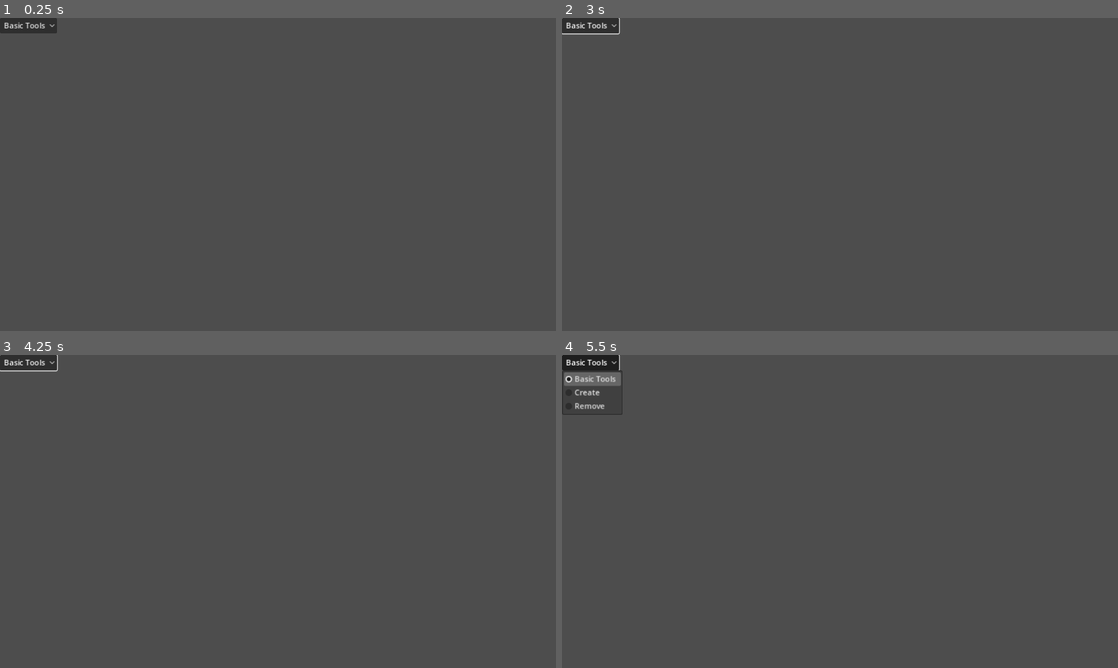
Above: before the commit, frames 1-4 (two rows, left to right).
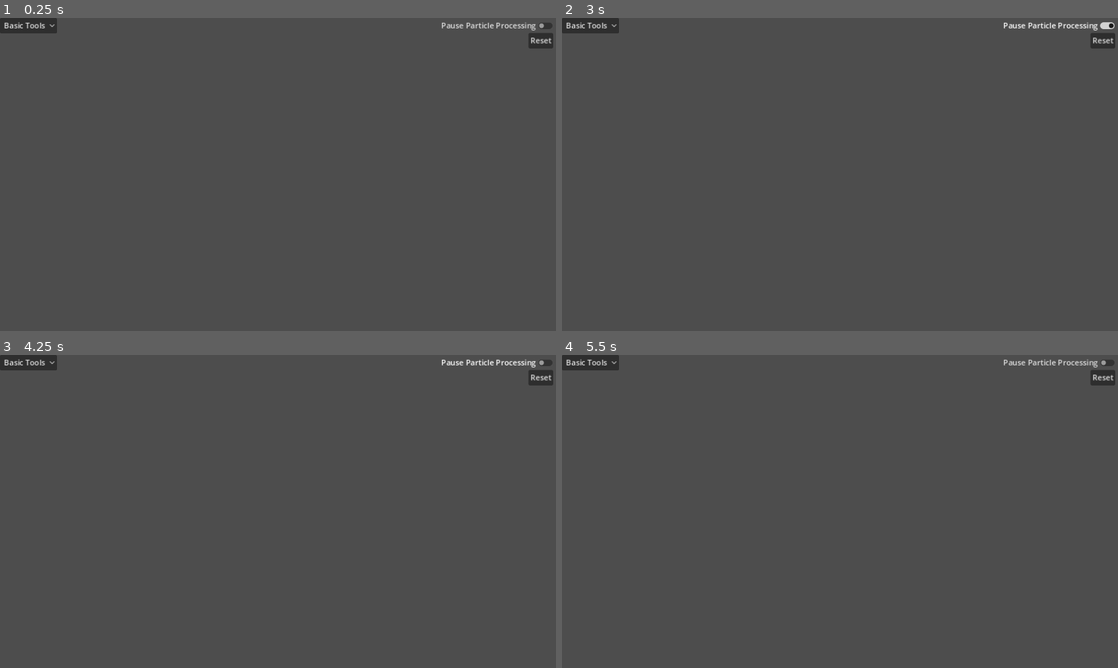
Above: after the commit, the same moments.

Repository: rlake08/Jauchium
Game: Godot game, scene res://node_2d.tscn
The game is run twice, just before and just after one commit, with the same random seed, the same clock (stepped at 60 frames per second) and the same inputs. The engine's default icon, where the game draws it, is replaced by a stand-in: a white triangle on a blue panel in a dark square.
Inputs (mouse positions are in pixels of both pictures, inside the frame that each line leads up to):
- Up to frame 1 (0.25 s): no input
- Up to frame 2 (3 s): click (1056, 24) at 0.5 s, where only the run after the commit has a clickable "Pause Particle Processing"; click (1101, 39) at 1.25 s, where only the run after the commit has a clickable "Reset"; click "Basic Tools" at 2 s; tap Enter at 2.75 s; move the mouse to (962, 158) at 2.77 s; hold Right (right) from 2.78 s (still down); tap Space at 2.85 s; click (962, 158) at 2.92 s
- Up to frame 3 (4.25 s): tap Space at 3.02, 3.32, 3.6, 3.77, 4.07 s; move the mouse to (166, 527) at 3.52 s; release Right (right) at 3.53 s; hold S (down) from 3.53 s (still down); click (166, 527) at 3.67 s
- Up to frame 4 (5.5 s): move the mouse to (895, 442) at 4.27 s; release S (down) at 4.28 s; hold Right (right) 4.28-5.03 s; tap Space at 4.35, 5, 5.1, 5.27 s; click (895, 442) at 4.42 s; move the mouse to (812, 574) at 5.02 s; hold W (up) from 5.03 s (still down); click (812, 574) at 5.17 s

The runs differ from the first frame. In frame 1, 0.4% of the frame differs, in the area x 79-100%, y 1-10%; in frame 2, 0.5%; in frame 3, 0.5%; in frame 4, 1.1%, in the area x 0-100%, y 0-20%.

Commit message:
Pause + reset

Diff:
--- /dev/null
+++ b/check_button.gd
@@ -0,0 +1,14 @@
+extends CheckButton;
+
+
+# Called when the node enters the scene tree for the first time.
+func _ready():
+	pass; # Replace with function body.
+
+
+# Called every frame. 'delta' is the elapsed time since the previous frame.
+
+
+
+func _on_toggled(toggled_on):
+	WindowSpace.SpeedOverride = toggled_on
--- a/controls.gd
+++ b/controls.gd
@@ -10,6 +10,8 @@
 const NEG_PARTICLE = preload("res://src/particles/neg_particle.tscn")
 @onready var option_button_2 = $"../CanvasLayer/Control/OptionButton2"
 @export var Speed = CameraSpeed;
+@onready var node_2d = $".."
+@onready var particles = $"../Particles"
 
 func _ready() -> void:
 	var size_x = ProjectSettings.get_setting("display/window/size/viewport_width")*(1/camera_2d.zoom.x)
@@ -31,15 +33,15 @@
 		pass;
 	if Type == "= Particle":
 		var _particle = NEU_PARTICLE.instantiate();
-		get_parent().add_child(_particle);
+		particles.add_child(_particle);
 		_particle.global_position = get_global_mouse_position();
 	if Type == "+ Particle":
 		var _particle = POS_PARTICLE.instantiate();
-		get_parent().add_child(_particle);
+		particles.add_child(_particle);
 		_particle.global_position = get_global_mouse_position();
 	if Type == "- Particle":
 		var _particle = NEG_PARTICLE.instantiate();
-		get_parent().add_child(_particle);
+		particles.add_child(_particle);
 		_particle.global_position = get_global_mouse_position();
 
 func GetInput():
--- /dev/null
+++ b/node_2d.gd
@@ -0,0 +1,13 @@
+extends Node2D
+
+
+# Called when the node enters the scene tree for the first time.
+func _ready():
+	pass # Replace with function body.
+
+
+# Called every frame. 'delta' is the elapsed time since the previous frame.
+func _process(delta):
+	pass
+func reset():
+	get_tree().reload_scene();
--- a/node_2d.tscn
+++ b/node_2d.tscn
@@ -1,11 +1,20 @@
-[gd_scene load_steps=6 format=3 uid="uid://da8b4y30gboj2"]
+[gd_scene load_steps=11 format=3 uid="uid://da8b4y30gboj2"]
 
 [ext_resource type="Script" path="res://controls.gd" id="1_houcx"]
 [ext_resource type="Texture2D" uid="uid://c3fa74s35ymsi" path="res://icon.svg" id="2_8uty3"]
 [ext_resource type="Script" path="res://option_button.gd" id="2_nh4rn"]
 [ext_resource type="Script" path="res://option_button_2.gd" id="3_gghme"]
+[ext_resource type="Script" path="res://check_button.gd" id="4_dx31f"]
+[ext_resource type="Script" path="res://reset.gd" id="5_fbisf"]
+[ext_resource type="Script" path="res://particles.gd" id="7_4yo50"]
 
 [sub_resource type="CapsuleShape2D" id="CapsuleShape2D_2655f"]
+
+[sub_resource type="InputEventKey" id="InputEventKey_s48ck"]
+keycode = 32
+
+[sub_resource type="Shortcut" id="Shortcut_nm7nj"]
+events = [SubResource("InputEventKey_s48ck")]
 
 [node name="Node2D" type="Node2D"]
 
@@ -30,9 +39,9 @@
 mouse_filter = 1
 
 [node name="OptionButton" type="OptionButton" parent="CanvasLayer/Control"]
-layout_mode = 0
 offset_right = 118.0
 offset_bottom = 31.0
+focus_mode = 0
 selected = 0
 item_count = 3
 popup/item_0/text = "Basic Tools"
@@ -47,6 +56,7 @@
 offset_left = 118.0
 offset_right = 236.0
 offset_bottom = 31.0
+focus_mode = 0
 selected = 0
 item_count = 4
 popup/item_0/text = "(Create) Select Object..."
@@ -58,9 +68,35 @@
 popup/item_3/id = 3
 script = ExtResource("3_gghme")
 
+[node name="CheckButton" type="CheckButton" parent="CanvasLayer/Control"]
+layout_mode = 0
+offset_left = 908.0
+offset_right = 1152.0
+offset_bottom = 31.0
+focus_mode = 0
+action_mode = 0
+shortcut = SubResource("Shortcut_nm7nj")
+text = "Pause Particle Processing"
+script = ExtResource("4_dx31f")
+
+[node name="Button" type="Button" parent="CanvasLayer/Control"]
+layout_mode = 0
+offset_left = 1095.0
+offset_top = 31.0
+offset_right = 1146.0
+offset_bottom = 62.0
+focus_mode = 0
+text = "Reset"
+script = ExtResource("5_fbisf")
+
 [node name="Icon" type="Sprite2D" parent="."]
 visible = false
 texture = ExtResource("2_8uty3")
 
+[node name="Particles" type="Node2D" parent="."]
+script = ExtResource("7_4yo50")
+
 [connection signal="item_selected" from="CanvasLayer/Control/OptionButton" to="CanvasLayer/Control/OptionButton" method="_on_item_selected"]
 [connection signal="item_selected" from="CanvasLayer/Control/OptionButton2" to="CanvasLayer/Control/OptionButton2" method="_on_item_selected"]
+[connection signal="toggled" from="CanvasLayer/Control/CheckButton" to="CanvasLayer/Control/CheckButton" method="_on_toggled"]
+[connection signal="pressed" from="CanvasLayer/Control/Button" to="CanvasLayer/Control/Button" method="_on_pressed"]
--- /dev/null
+++ b/particle_processing_toggle.gd
@@ -0,0 +1,17 @@
+extends CheckButton
+
+const PosParticle = preload("res://src/particles/pos_particle.gd")
+const BaseParticle = preload("res://src/particles/base_particle.gd")
+const NegParticle = preload("res://src/particles/neg_particle.gd")
+
+func _ready():
+	pass # Replace with function body.
+
+
+# Called every frame. 'delta' is the elapsed time since the previous frame.
+func _process(delta):
+	pass
+func _unhandled_input(event):
+	if event is InputEventKey:
+		if event.pressed and event.keycode == KEY_SPACE:
+			get_tree().paused = true;
--- /dev/null
+++ b/particles.gd
@@ -0,0 +1,15 @@
+extends Node2D
+
+
+# Called when the node enters the scene tree for the first time.
+func _ready():
+	pass # Replace with function body.
+
+
+# Called every frame. 'delta' is the elapsed time since the previous frame.
+func _process(delta):
+	pass
+
+func reset():
+	for child in get_children():
+		child.queue_free();
--- /dev/null
+++ b/reset.gd
@@ -0,0 +1,15 @@
+extends Button;
+
+@onready var particles = $"../../../Particles"
+
+# Called when the node enters the scene tree for the first time.
+func _ready():
+	pass; # Replace with function body.
+
+
+# Called every frame. 'delta' is the elapsed time since the previous frame.
+func _process(delta):
+	pass;
+
+func _on_pressed():
+	particles.reset();
--- a/src/global_scripts/window_space.gd
+++ b/src/global_scripts/window_space.gd
@@ -1,7 +1,7 @@
-extends Node
+extends Node;
 
-
-var left_edge = 0
-var right_edge = 1152
-var top_edge = 0
-var bottom_edge = 648
+var SpeedOverride = false;
+var left_edge = 0;
+var right_edge = 1152;
+var top_edge = 0;
+var bottom_edge = 648;
--- a/src/particles/base_particle.gd
+++ b/src/particles/base_particle.gd
@@ -3,6 +3,7 @@
 
 signal hit_particle(particle_hit: BaseParticle)
 
+var OriginSpeed
 var direction: Vector2 = Vector2(0,0)
 var goal_direction: Vector2 = Vector2(0,0)
 @export var particle_base_collision_volume: Area2D = null
@@ -10,6 +11,7 @@
 @export var charge: int = 0
 
 func _enter_tree() -> void:
+	OriginSpeed = speed
 	var x = randi_range(-1,1)
 	randomize()
 	var y = randi_range(-1,1)
@@ -23,6 +25,12 @@
 
 # Called every frame. 'delta' is the elapsed time since the previous frame.
 func _process(delta: float) -> void:
+	var freeze = 1
+	if WindowSpace.SpeedOverride == true:
+		freeze = 0
+	elif WindowSpace.SpeedOverride == false:
+		freeze = 1
+	speed = OriginSpeed * freeze
 	direction = lerp(direction,goal_direction,0.02)
 	global_position += direction*speed*100.0*delta
 	if global_position.x < WindowSpace.left_edge or global_position.x > WindowSpace.right_edge:
